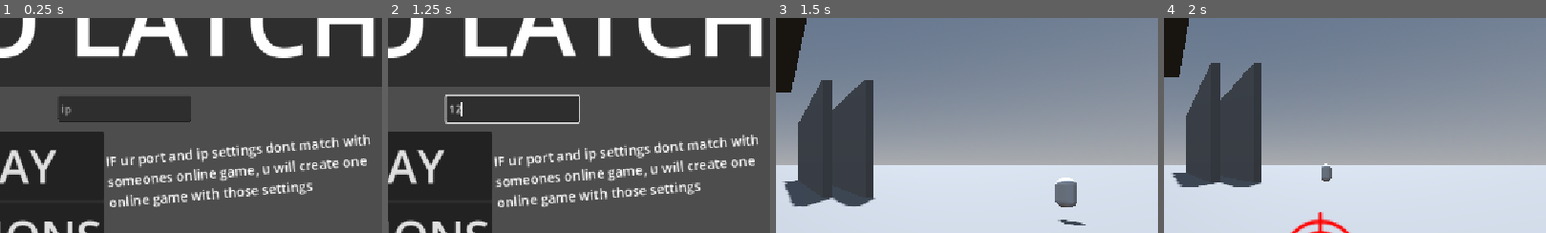
Above: before the commit, frames 1-4 (left to right).
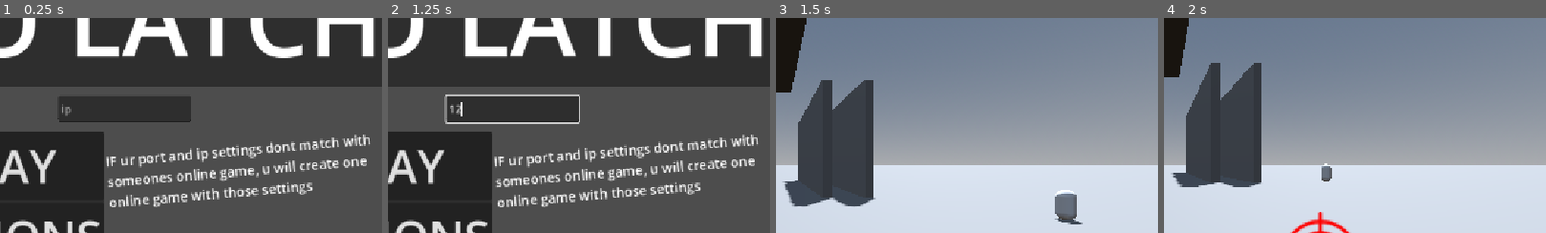
Above: after the commit, the same moments.

Repository: mrgarso/azure-latch
Game: Godot game, scene res://scenes/main_menu.tscn
Same seed, same stepped clock (60 frames per second), same inputs: the game is played once before the commit and once after it. The engine's default icon, where the game draws it, is replaced by a stand-in: a white triangle on a blue panel in a dark square.
Inputs (mouse positions are % of the whole screen's width and height, from its top left):
- Up to frame 1 (0.25 s): no input
- Up to frame 2 (1.25 s): click (34, 37) at 0.52 s; type "12" at 0.6 s; click (66, 37) at 0.75 s; type "12" at 0.83 s
- Up to frame 3 (1.5 s): click "PLAY" at 1.25 s
- Up to frame 4 (2 s): no input
The pictures show only the part of the screen within x 50-100%, y 16-66%; the shares and areas given below are measured in that part.

Frames 1-2 are identical in both runs. In frame 3, 0.9% of the frame differs, in the area x 73-82%, y 74-97%; in frame 4, nothing differs.

Commit message:
implementacion de dribble

Diff:
--- a/scenes/map.tscn
+++ b/scenes/map.tscn
@@ -39,11 +39,17 @@
 
 [sub_resource type="Resource" id="Resource_oprun"]
 script = ExtResource("7_blm8a")
-time_in_frames = 30
 metadata/_custom_type_script = "uid://beuc1esv0016a"
 
-[sub_resource type="Resource" id="Resource_mlgqr"]
+[sub_resource type="Resource" id="Resource_nakos"]
 script = ExtResource("4_nakos")
+preset_name = "tackle_dummy"
+elements = Array[ExtResource("5_jh32y")]([SubResource("Resource_jej6c"), SubResource("Resource_oprun")])
+metadata/_custom_type_script = "uid://g20fb3vbnbn"
+
+[sub_resource type="Resource" id="Resource_jh32y"]
+script = ExtResource("4_nakos")
+preset_name = "tackle_dummy"
 elements = Array[ExtResource("5_jh32y")]([SubResource("Resource_jej6c"), SubResource("Resource_oprun")])
 metadata/_custom_type_script = "uid://g20fb3vbnbn"
 
@@ -110,8 +116,14 @@
 [node name="ball" parent="." unique_id=1393979680 instance=ExtResource("2_paxxb")]
 transform = Transform3D(1, 0, 0, 0, 1, 0, 0, 0, 1, 3.5898635, 1.8970218, 5.237695)
 
-[node name="player" parent="." unique_id=1029011470 instance=ExtResource("3_gldc4")]
-transform = Transform3D(1, 0, 0, 0, 1, 0, 0, 0, 1, 19.626486, 3.0537367, 0)
+[node name="tackle_dummy" parent="." unique_id=1029011470 instance=ExtResource("3_gldc4")]
+transform = Transform3D(1, 0, 0, 0, 1, 0, 0, 0, 1, 19.626486, 1.0290349, 0)
 mode = "dummy"
-dummy_behaviours = Array[ExtResource("4_nakos")]([SubResource("Resource_mlgqr")])
+dummy_behaviours = Array[ExtResource("4_nakos")]([SubResource("Resource_nakos")])
 team = "b"
+
+[node name="tackle_dummy2" parent="." unique_id=1173286919 instance=ExtResource("3_gldc4")]
+transform = Transform3D(-1, 0, 8.742278e-08, 0, 1, 0, -8.742278e-08, 0, -1, 28.376717, 1.0290349, 0)
+mode = "dummy"
+dummy_behaviours = Array[ExtResource("4_nakos")]([SubResource("Resource_jh32y")])
+team = "b"
--- a/scenes/player.tscn
+++ b/scenes/player.tscn
@@ -112,6 +112,7 @@
 [node name="screen_effects" type="CanvasLayer" parent="." unique_id=943087902]
 
 [node name="mambo_flash" type="TextureRect" parent="screen_effects" unique_id=1057693532]
+visible = false
 self_modulate = Color(1, 1, 1, 0)
 anchors_preset = 8
 anchor_left = 0.5
--- a/scripts/dummy_behaviours.gd
+++ b/scripts/dummy_behaviours.gd
@@ -1,6 +1,7 @@
 extends Resource
 class_name DummyBehaviours
 
+@export var preset_name := ""
 @export var elements :Array[SkillBuilderBlock]= []
 var own_parent : Player = null
 
--- a/scripts/player.gd
+++ b/scripts/player.gd
@@ -38,6 +38,11 @@
 var current_speed := 0.0
 var using_move := false
 var iframes := false
+var true_iframes := false
+var dribbling := false:
+	set(value):
+		print(value)
+		dribbling = value
 var direction := Vector2.ZERO
 var forw := Vector3.ZERO
 var sides := Vector3.ZERO
@@ -92,6 +97,10 @@
 	await moves.tackle_and_dash(reset_pos, tack, side)
 
 func tackled(perpetrator : Player = null, ragdoll := 80.0) -> void:
+	if dribbling:
+		if perpetrator: SB.velocity(self, true, global_position.direction_to(perpetrator.global_position) * 0.1, 0.5, 0.92, 40.0, true)
+		SB.screen_flash(self)
+		return
 	SB.fov_change(self, 120, 90, 0.1)
 	if perpetrator: perpetrator.ball = ball
 	ball = null
--- /dev/null
+++ b/scripts/skills/SkillBuilder/dummy_behaviours/tackle_dummy.tres
@@ -0,0 +1,22 @@
+[gd_resource type="Resource" script_class="DummyBehaviours" format=3 uid="uid://ctnrneq1ts3wh"]
+
+[ext_resource type="Script" uid="uid://dq3hffvf6dfoe" path="res://scripts/skills/SkillBuilder/blocks/skill_builder_block.gd" id="1_fpgxo"]
+[ext_resource type="Script" uid="uid://c5gd1u2ydpyj3" path="res://scripts/skills/SkillBuilder/blocks/tackle_block.gd" id="2_ofi1k"]
+[ext_resource type="Script" uid="uid://beuc1esv0016a" path="res://scripts/skills/SkillBuilder/blocks/wait_block.gd" id="3_5o1ux"]
+[ext_resource type="Script" uid="uid://g20fb3vbnbn" path="res://scripts/dummy_behaviours.gd" id="4_ht2ga"]
+
+[sub_resource type="Resource" id="Resource_jej6c"]
+script = ExtResource("2_ofi1k")
+reset_pos = true
+side_dir = "right"
+metadata/_custom_type_script = "uid://c5gd1u2ydpyj3"
+
+[sub_resource type="Resource" id="Resource_oprun"]
+script = ExtResource("3_5o1ux")
+metadata/_custom_type_script = "uid://beuc1esv0016a"
+
+[resource]
+script = ExtResource("4_ht2ga")
+preset_name = "tackle_dummy"
+elements = Array[ExtResource("1_fpgxo")]([SubResource("Resource_jej6c"), SubResource("Resource_oprun")])
+metadata/_custom_type_script = "uid://g20fb3vbnbn"
--- a/scripts/skills/movement.gd
+++ b/scripts/skills/movement.gd
@@ -4,7 +4,10 @@
 @onready var player :Player= $".."
 
 func _unhandled_key_input(event: InputEvent) -> void:
+
 	if !player.using_move and player.mode == "player":
+		if Input.is_action_just_pressed("q"):
+			dribble()
 		if Input.is_action_just_pressed("e"):
 			tackle_and_dash(false, false)
 
@@ -33,7 +36,7 @@
 					var target = enemy_tackled["collided"] as Player
 					SB.velocity(player, true, Vector3(0,0,-1), 0.4, 0.9, 40.0, true)
 					target.tackled(player, 2)
-			enemy_tackled = await SB.hitbox_detailed(player, Vector3.ONE * 5, Vector3.ZERO, \
+			enemy_tackled = await SB.hitbox_detailed(player, Vector3.ONE * 2.5, Vector3.ZERO, \
 			(Engine.time_scale / Engine.physics_ticks_per_second) * 1, SB.HitboxTargets.PLAYERS, \
 			true, false, false, true)
 			if player.ball != null: break
@@ -43,3 +46,13 @@
 		player.using_move = false
 		return
 	SB.velocity(get_parent(), true, Vector3(dir * 5,0,0), 0.1, 0.8, 40.0, true)
+
+func dribble(dribble_time := 1.0) -> void:
+	player.dribbling = true
+	var dir := Vector3(Input.get_axis("a","d"), 0 , Input.get_axis("w", "s"))
+	print(dir)
+	var dash_duration := 0.1
+	await SB.velocity(player, true, dir * 30, dash_duration, 0.4, 40.0, true)
+	if (dribble_time - dash_duration >= 0):
+		await SB.wait(int((dribble_time - dash_duration) * 60))
+	player.dribbling = false
